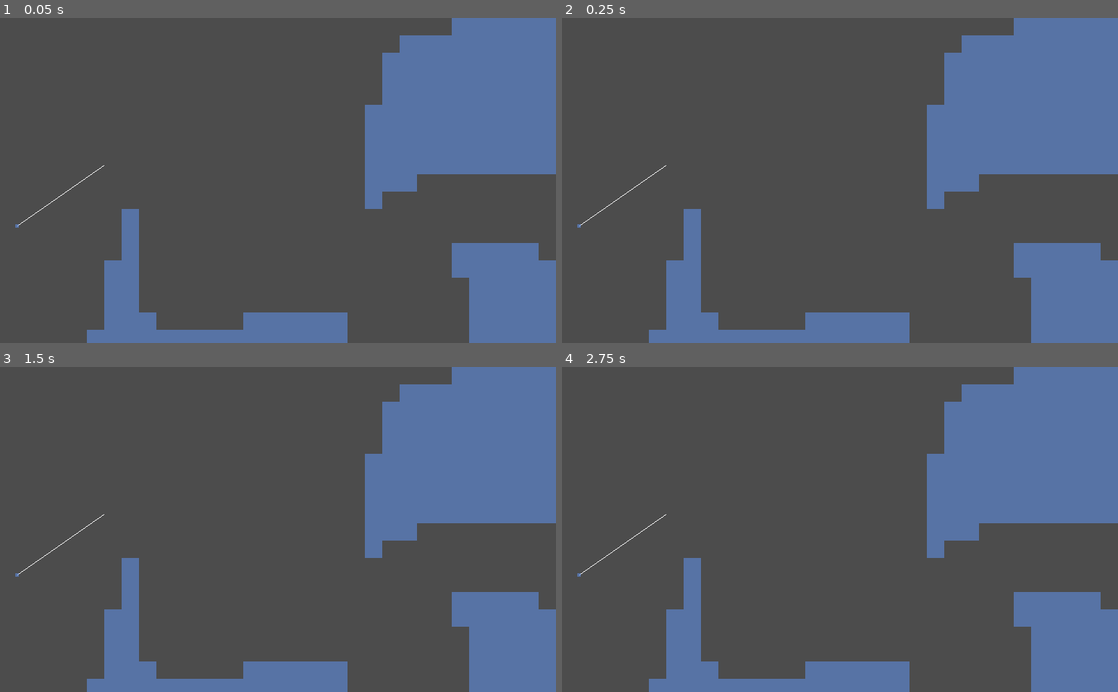
Above: before the commit, frames 1-4 (two rows, left to right).
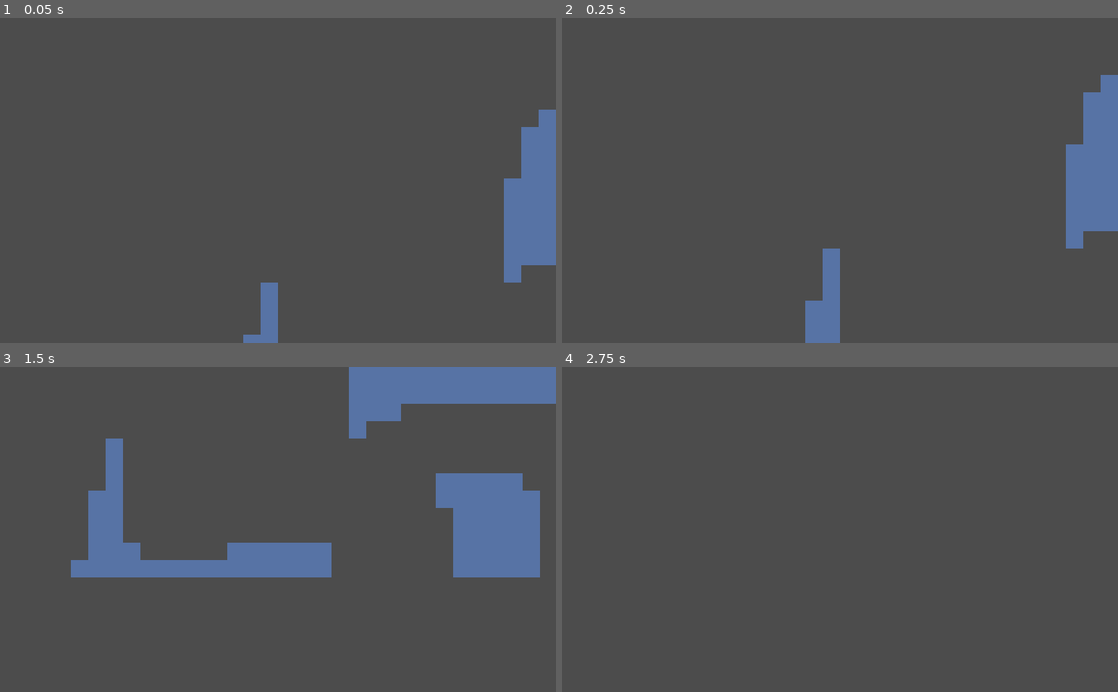
Above: after the commit, the same moments.

Repository: Synthasmagoria/Project-Seeker
Game: Godot game, scene res://levels/test/test.tscn
Same seed, same stepped clock (60 frames per second), same inputs: the game is played once before the commit and once after it.
Inputs:
- Up to frame 1 (0.05 s): no input
- Up to frame 2 (0.25 s): no input
- Up to frame 3 (1.5 s): hold Right (right) from 0.53 s (still down); tap Shift (jump) at 0.77 s
- Up to frame 4 (2.75 s): tap Shift (jump) at 1.52 s; release Right (right) at 2.03 s; hold Left (left) from 2.03 s (still down)

The runs differ from the first frame. In frame 1, 26% of the frame differs, in the area x 2-100%, y 0-100%; in frame 2, 25%; in frame 3, 30%; in frame 4, 25%.

Commit message:
Basic camera & node wheel

Diff:
--- a/project/aware_platform.gd
+++ b/project/aware_platform.gd
@@ -17,8 +17,13 @@
 func _ready() -> void:
 	set_process(false)
 
-func _process(delta: float) -> void:
-	set_on(player.state_machine.get_current_state().name == "Grounded")
+func _physics_process(delta: float) -> void:
+	var _col = test_move(transform, Vector2.UP * 4.0)
+	if _col:
+		var _player = get_tree().get_nodes_in_group("player")[0]
+		set_on(_player.state_machine.get_current_state().name == "Grounded")
+	else:
+		set_on(false)
 
 func _on_PlayerChecker_body_entered(body: Node) -> void:
 	player = body
--- a/project/base/state machine/state_machine.gd
+++ b/project/base/state machine/state_machine.gd
@@ -49,6 +49,7 @@
 	if _new_state == "_":
 		pop()
 	elif !_new_state.empty():
+		print(_new_state)
 		push_by_name(_new_state)
 
 func _process(delta: float) -> void:
--- /dev/null
+++ b/project/global/node_util.gd
@@ -0,0 +1,8 @@
+extends Node
+
+func get_first_node_in_group(group_name : String) -> Node:
+	var _group = get_tree().get_nodes_in_group(group_name)
+	if _group.size() > 0:
+		return _group[0]
+	else:
+		return null
--- a/project/levels/test/test.tscn
+++ b/project/levels/test/test.tscn
@@ -1,9 +1,10 @@
-[gd_scene load_steps=9 format=2]
+[gd_scene load_steps=13 format=2]
 
 [ext_resource path="res://objects/solidmap/solids_16.tscn" type="PackedScene" id=1]
 [ext_resource path="res://objects/player/player.tscn" type="PackedScene" id=2]
-[ext_resource path="res://objects/momentum wheel/momentum_wheel_c.tscn" type="PackedScene" id=3]
+[ext_resource path="res://objects/platform/aware_platform.tscn" type="PackedScene" id=3]
 [ext_resource path="res://objects/platform/platform.tscn" type="PackedScene" id=4]
+[ext_resource path="res://objects/follow camera/follow_camera.gd" type="Script" id=5]
 
 [sub_resource type="Animation" id=1]
 resource_name = "Movement"
@@ -69,6 +70,52 @@
 "values": [ Vector2( 304, 240 ) ]
 }
 
+[sub_resource type="GDScript" id=7]
+resource_name = "alerter"
+script/source = "extends Node2D
+
+
+
+func _on_AwarePlatform_player_left() -> void:
+	print(\"left\")
+
+
+func _on_AwarePlatform_player_entered() -> void:
+	print(\"entered\")
+"
+
+[sub_resource type="Animation" id=5]
+resource_name = "Movement"
+length = 2.0
+loop = true
+tracks/0/type = "value"
+tracks/0/path = NodePath(".:position")
+tracks/0/interp = 1
+tracks/0/loop_wrap = true
+tracks/0/imported = false
+tracks/0/enabled = true
+tracks/0/keys = {
+"times": PoolRealArray( 0, 1 ),
+"transitions": PoolRealArray( 1, 1 ),
+"update": 0,
+"values": [ Vector2( 48, 240 ), Vector2( 80, 80 ) ]
+}
+
+[sub_resource type="Animation" id=6]
+length = 0.001
+tracks/0/type = "value"
+tracks/0/path = NodePath(".:position")
+tracks/0/interp = 1
+tracks/0/loop_wrap = true
+tracks/0/imported = false
+tracks/0/enabled = true
+tracks/0/keys = {
+"times": PoolRealArray( 0 ),
+"transitions": PoolRealArray( 1 ),
+"update": 0,
+"values": [ Vector2( 48, 240 ) ]
+}
+
 [node name="Test" type="Node2D"]
 __meta__ = {
 "_edit_vertical_guides_": [  ]
@@ -77,9 +124,6 @@
 [node name="Solids16" parent="." instance=ExtResource( 1 )]
 collision_mask = 0
 tile_data = PoolIntArray( 26, 0, 0, 27, 0, 0, 28, 0, 0, 29, 0, 0, 30, 0, 0, 31, 0, 0, 32, 0, 0, 33, 0, 0, 65559, 0, 0,  …(2355 unchanged characters)…
-
-[node name="Wheel" parent="." instance=ExtResource( 3 )]
-position = Vector2( 32, 160 )
 
 [node name="Player" parent="." instance=ExtResource( 2 )]
 position = Vector2( 128, 80 )
@@ -99,3 +143,22 @@
 autoplay = "Movement"
 anims/Movement = SubResource( 3 )
 anims/RESET = SubResource( 4 )
+
+[node name="Alterter" type="Node2D" parent="."]
+script = SubResource( 7 )
+
+[node name="AwarePlatform" parent="Alterter" instance=ExtResource( 3 )]
+position = Vector2( 48, 240 )
+
+[node name="AnimationPlayer" type="AnimationPlayer" parent="Alterter/AwarePlatform"]
+autoplay = "Movement"
+playback_speed = 2.0
+anims/Movement = SubResource( 5 )
+anims/RESET = SubResource( 6 )
+
+[node name="FollowCamera2D" type="Camera2D" parent="."]
+current = true
+script = ExtResource( 5 )
+
+[connection signal="player_entered" from="Alterter/AwarePlatform" to="Alterter" method="_on_AwarePlatform_player_entered"]
+[connection signal="player_left" from="Alterter/AwarePlatform" to="Alterter" method="_on_AwarePlatform_player_left"]
--- /dev/null
+++ b/project/objects/follow camera/follow_camera.gd
@@ -0,0 +1,20 @@
+extends Camera2D
+
+class_name FollowCamera2D
+
+export(String) var target_group_name = "player"
+
+var target : Node2D
+
+func _ready() -> void:
+	target = NodeUtil.get_first_node_in_group(target_group_name)
+	if is_instance_valid(target):
+		set_process(true)
+		target.connect("tree_exiting", self, "_on_target_tree_exiting")
+
+func _process(delta: float) -> void:
+	position = target.position
+
+func _on_target_tree_exiting() -> void:
+	target = null
+	set_process(false)
--- a/project/objects/momentum wheel/momentum_wheel.tscn
+++ b/project/objects/momentum wheel/prototypes/momentum_wheel.tscn
@@ -1,7 +1,7 @@
 [gd_scene load_steps=5 format=2]
 
 [ext_resource path="res://objects/platform/aware_platform.tscn" type="PackedScene" id=1]
-[ext_resource path="res://objects/momentum wheel/momentum_wheel.gd" type="Script" id=2]
+[ext_resource path="res://objects/momentum wheel/prototypes/momentum_wheel.gd" type="Script" id=2]
 [ext_resource path="res://objects/solidmap/solid.png" type="Texture" id=3]
 
 [sub_resource type="Curve2D" id=1]
--- a/project/objects/momentum wheel/momentum_wheel_b.tscn
+++ b/project/objects/momentum wheel/prototypes/momentum_wheel_b.tscn
@@ -1,7 +1,7 @@
 [gd_scene load_steps=4 format=2]
 
 [ext_resource path="res://objects/platform/aware_platform.tscn" type="PackedScene" id=1]
-[ext_resource path="res://objects/momentum wheel/momentum_wheel_b.gd" type="Script" id=2]
+[ext_resource path="res://objects/momentum wheel/prototypes/momentum_wheel_b.gd" type="Script" id=2]
 [ext_resource path="res://objects/solidmap/solid.png" type="Texture" id=3]
 
 [node name="PathFollow" type="PathFollow2D"]
--- a/project/objects/momentum wheel/momentum_wheel_c.tscn
+++ b/project/objects/momentum wheel/prototypes/momentum_wheel_c.tscn
@@ -1,7 +1,7 @@
 [gd_scene load_steps=5 format=2]
 
 [ext_resource path="res://objects/platform/aware_platform.tscn" type="PackedScene" id=1]
-[ext_resource path="res://objects/momentum wheel/momentum_wheel_c.gd" type="Script" id=2]
+[ext_resource path="res://objects/momentum wheel/prototypes/momentum_wheel_c.gd" type="Script" id=2]
 [ext_resource path="res://objects/solidmap/solid.png" type="Texture" id=3]
 
 [sub_resource type="Curve2D" id=1]
--- /dev/null
+++ b/project/objects/momentum wheel/prototypes/momentum_wheel_d.tscn
@@ -0,0 +1,3 @@
+[gd_scene format=2]
+
+[node name="MomentumWheel" type="Node2D"]
--- /dev/null
+++ b/project/objects/node wheel/node_wheel.gd
@@ -0,0 +1,76 @@
+extends Node2D
+tool
+
+class_name NodeWheel
+
+var _rotation_matrix : Transform2D
+var _initialized : bool
+
+export(float) var angular_velocity = 100.0 setget set_angular_velocity
+func set_angular_velocity(val : float) -> void:
+	angular_velocity = val
+	_rotation_matrix = Transform2D(deg2rad(angular_velocity) * get_physics_process_delta_time(), Vector2.ZERO)
+
+export(bool) var automatic_spacing setget set_automatic_spacing
+func set_automatic_spacing(val : bool) -> void:
+	automatic_spacing = val
+	if automatic_spacing:
+		space_children_evenly()
+
+export(float) var automatic_distance setget set_automatic_distance
+func set_automatic_distance(val : float) -> void:
+	automatic_distance = max(1.0, val)
+	if automatic_distancing:
+		distance_children_evenly()
+
+export(bool) var automatic_distancing setget set_automatic_distancing
+func set_automatic_distancing(val : bool) -> void:
+	automatic_distancing = val
+	if automatic_distancing:
+		distance_children_evenly()
+
+func distance_children_evenly() -> void:
+	for n in get_children():
+		n.position = n.position.normalized() * automatic_distance
+
+func space_children_evenly() -> void:
+	var _children = get_child_count()
+	var _child
+	for i in _children:
+		_child = get_child(i)
+		assert((_child as Node2D), "Child was not of type Node2D")
+		_child.position = Vector2.UP.rotated(deg2rad(360.0 / _children * i)) * _child.position.length()
+
+func init() -> void:
+	set_angular_velocity(angular_velocity)
+	set_automatic_spacing(automatic_spacing)
+
+func _ready() -> void:
+	init()
+	if Engine.editor_hint:
+		set_physics_process(false)
+		set_process(false)
+		get_tree().create_timer(1.0).connect("timeout", self, "_on_update_timeout")
+
+func _on_update_timeout() -> void:
+	update()
+	get_tree().create_timer(1.0).connect("timeout", self, "_on_update_timeout")
+
+func _process(delta: float) -> void:
+	pass
+#	var _rot_mat = Transform2D(deg2rad(angular_velocity) * delta, Vector2.ZERO)
+#	for n in get_children():
+#		n.position = _rot_mat * n.position
+
+func _physics_process(delta: float) -> void:
+	if !_initialized:
+		init()
+		_initialized = true
+
+	for n in get_children():
+		n.position = _rotation_matrix * n.position
+
+func _draw() -> void:
+	if Engine.editor_hint:
+		for n in get_children():
+			draw_line(Vector2.ZERO, n.position, Color.white)
--- a/project/objects/platform/aware_platform.tscn
+++ b/project/objects/platform/aware_platform.tscn
@@ -4,9 +4,10 @@
 [ext_resource path="res://objects/platform/platform.tscn" type="PackedScene" id=2]
 
 [sub_resource type="RectangleShape2D" id=1]
-extents = Vector2( 16, 0.5 )
+extents = Vector2( 16, 4 )
 
 [node name="AwarePlatform" instance=ExtResource( 2 )]
+collision_mask = 2
 moving_platform_apply_velocity_on_leave = 2
 script = ExtResource( 1 )
 
--- a/project/objects/player/player.gd
+++ b/project/objects/player/player.gd
@@ -13,12 +13,14 @@
 var previous_position : Vector2
 ## Length of the vector that is opposite to up
 var snap_distance := 4.0
+## The currently stood on platform
+var platform : KinematicBody2D
 
 ## The state machine dictating player behavior
 onready var state_machine := $StateMachine
 
-static func get_snap_vector(length : float, up : Vector2) -> Vector2:
-	return up * -length
+static func get_snap_vector(length : float, v_up : Vector2) -> Vector2:
+	return v_up * -length
 
 static func get_walk_input() -> float:
 	return Input.get_action_strength("right") - Input.get_action_strength("left")
--- a/project/objects/player/player.tscn
+++ b/project/objects/player/player.tscn
@@ -6,22 +6,10 @@
 [ext_resource path="res://objects/player/states/grounded.gd" type="Script" id=5]
 [ext_resource path="res://objects/player/states/airborne.gd" type="Script" id=6]
 
-[node name="Player" type="KinematicBody2D"]
+[node name="Player" type="KinematicBody2D" groups=["player"]]
 collision_layer = 2
 collision_mask = 5
 script = ExtResource( 1 )
-
-[node name="PlatformDetectorL" type="RayCast2D" parent="."]
-position = Vector2( -8, 12 )
-enabled = true
-cast_to = Vector2( 0, 20 )
-collision_mask = 4
-
-[node name="PlatformDetectorR" type="RayCast2D" parent="."]
-position = Vector2( 8, 12 )
-enabled = true
-cast_to = Vector2( 0, 20 )
-collision_mask = 4
 
 [node name="Hitbox" type="CollisionShape2D" parent="."]
 shape = ExtResource( 2 )
--- a/project/objects/player/states/airborne.gd
+++ b/project/objects/player/states/airborne.gd
@@ -4,16 +4,12 @@
 var airjump_number := 1
 var airjump_strength := 300.0
 var jump_dampen := 0.45
-var platform_detector_l : RayCast2D
-var platform_detector_r : RayCast2D
 var platform_detector : Area2D
 var previous_frame_platform : KinematicBody2D
 
 func init(args) -> void:
 	.init(args)
 	platform_detector = player.get_node("PlatformDetector") as Area2D
-#	platform_detector_l = player.get_node("PlatformDetectorL") as RayCast2D
-#	platform_detector_r = player.get_node("PlatformDetectorR") as RayCast2D
 
 func enter() -> void:
 	airjump_count = 0
@@ -51,20 +47,21 @@
 	if Input.is_action_just_released("jump") && player.velocity.y <= 0.0:
 		player.velocity.y = dampen_jump_velocity(player.velocity.y, jump_dampen)
 
+	# Snap to platform
 	var _platform = get_first_overlapping_platform(platform_detector)
-
-	# Snap to platform if
 	if previous_frame_platform && !_platform:
-		var _hitbox = player.get_node("Hitbox")
+		var _hitbox = player.get_node("Hitbox") as CollisionShape2D
 		var _feet = player.position + _hitbox.position + _hitbox.shape.extents
 		var _plat_hitbox = previous_frame_platform.get_node("Hitbox")
-		var _plat_top = previous_frame_platform.position - _plat_hitbox.shape.extents
+		var _plat_top = previous_frame_platform.global_position - _plat_hitbox.shape.extents
+
 		if _feet.y < _plat_top.y && player.velocity.y < 0.0:
 			player.distance_movement(Vector2(0.0, _plat_top.y - _feet.y))
 			player.velocity.y = 0.0
 
 	previous_frame_platform = _platform
 
+	# Do the regular movement
 	player.velocity_movement(player.velocity, false)
 
 	# Change state
--- a/project/project.godot
+++ b/project/project.godot
@@ -9,10 +9,20 @@
 config_version=4
 
 _global_script_classes=[ {
+"base": "Camera2D",
+"class": "FollowCamera2D",
+"language": "GDScript",
+"path": "res://objects/follow camera/follow_camera.gd"
+}, {
 "base": "Object",
 "class": "Math",
 "language": "GDScript",
 "path": "res://global/math.gd"
+}, {
+"base": "Node2D",
+"class": "NodeWheel",
+"language": "GDScript",
+"path": "res://objects/node wheel/node_wheel.gd"
 }, {
 "base": "KinematicBody2D",
 "class": "PlayerAwarePlatform",
@@ -35,7 +45,9 @@
 "path": "res://global/util.gd"
 } ]
 _global_script_class_icons={
+"FollowCamera2D": "",
 "Math": "",
+"NodeWheel": "",
 "PlayerAwarePlatform": "",
 "PlayerState": "",
 "State": "",
@@ -47,6 +59,15 @@
 config/name="Project-seeker"
 run/main_scene="res://levels/test/test.tscn"
 config/icon="res://icon.png"
+
+[autoload]
+
+NodeUtil="*res://global/node_util.gd"
+
+[debug]
+
+gdscript/warnings/unused_argument=false
+gdscript/warnings/return_value_discarded=false
 
 [display]
 
Renamed: project/objects/momentum wheel/momentum_wheel.gd -> project/objects/momentum wheel/prototypes/momentum_wheel.gd
Renamed: project/objects/momentum wheel/momentum_wheel_b.gd -> project/objects/momentum wheel/prototypes/momentum_wheel_b.gd
Renamed: project/objects/momentum wheel/momentum_wheel_c.gd -> project/objects/momentum wheel/prototypes/momentum_wheel_c.gd
